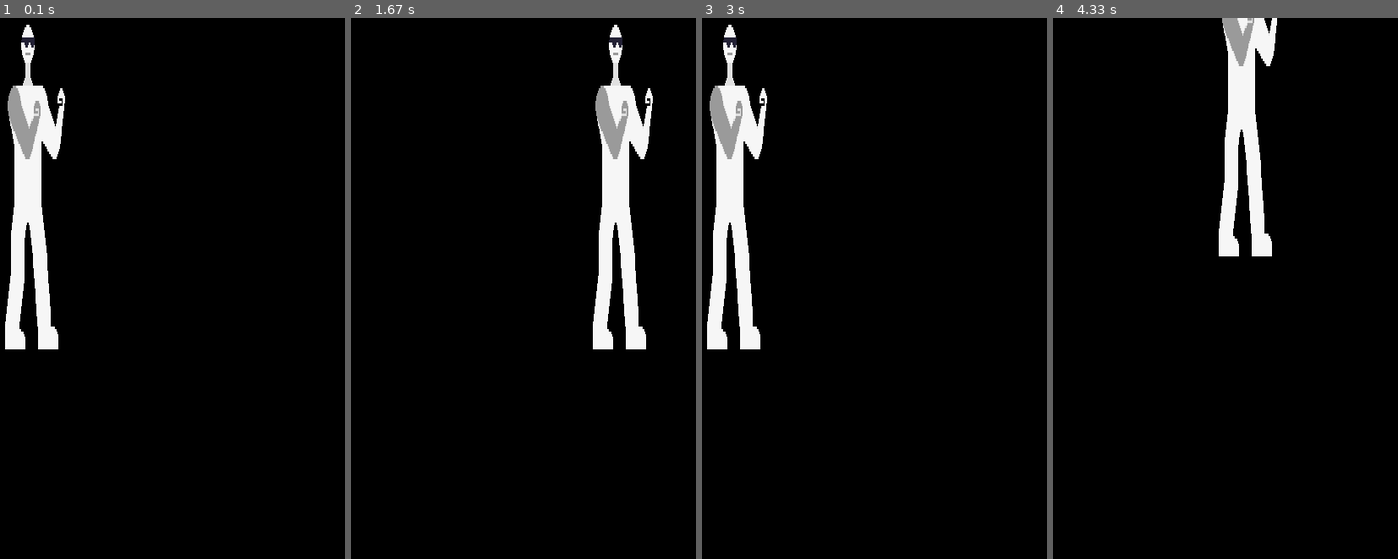
Above: before the commit, frames 1-4 (left to right).
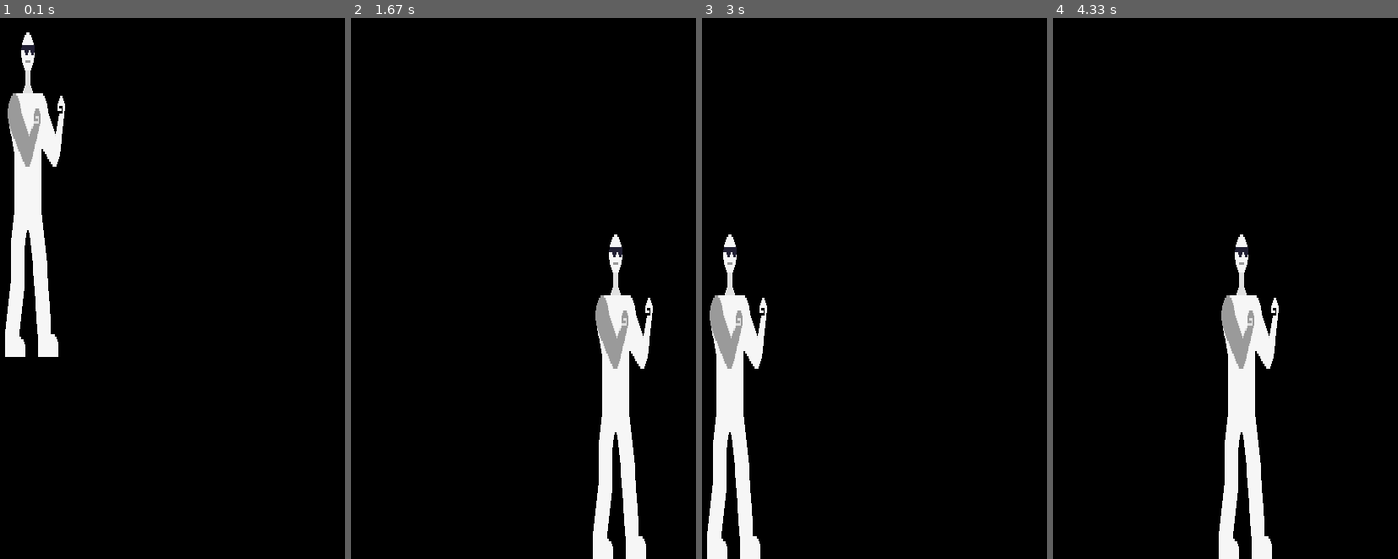
Above: after the commit, the same moments.

Repository: davidyao4344314/pygames-initlized
Game: pygame game, started from rpg games/main.py
Same seed, same stepped clock (60 frames per second), same inputs: the game is played once before the commit and once after it.
Inputs:
- Up to frame 1 (0.1 s): no input
- Up to frame 2 (1.67 s): hold D 0.33-0.8 s; hold D 1.17-1.63 s
- Up to frame 3 (3 s): hold A 1.67-2.2 s; hold A 2.57-2.97 s
- Up to frame 4 (4.33 s): hold W 3-3.37 s; hold D 3.4-4.03 s

The runs differ from the first frame. In frame 1, 1.2% of the frame differs, in the area x 1-19%, y 1-63%; in frame 2, 8.7%; in frame 3, 8.7%; in frame 4, 9.1%, in the area x 48-66%, y 0-100%.

Commit message:
added graivty, there for finish sprint one movement

Diff:
--- /dev/null
+++ b/rpg games/gravity.py
@@ -0,0 +1,13 @@
+import pygame
+
+class GravityAffected(pygame.sprite.Sprite):
+    def __init__(self):
+        super().__init__()
+        self.velocity_y = 0
+
+    def apply_gravity(self, gravity, screen_height):
+        self.velocity_y += gravity
+        self.rect.y += self.velocity_y
+        if self.rect.bottom > screen_height:
+            self.rect.bottom = screen_height
+            self.velocity_y = 0
--- a/rpg games/main.py
+++ b/rpg games/main.py
@@ -9,6 +9,9 @@
 
 screen = pygame.display.set_mode((SCREEN_WIDTH, SCREEN_HEIGHT))
 pygame.display.set_caption('RPG')
+
+# Player gravity
+gravity = 0.5
 
 # Load player image
 player_image = pygame.image.load('white_blood_cell.png')
@@ -26,6 +29,8 @@
     run = controls.handle_events()
     controls.move_player(player1)
 
+    player1.update(gravity, SCREEN_HEIGHT)
+
     pygame.display.update()
     clock.tick(60)
 
--- a/rpg games/sprite.py
+++ b/rpg games/sprite.py
@@ -1,6 +1,7 @@
 import pygame
+from gravity import GravityAffected
 
-class cell(pygame.sprite.Sprite):
+class cell(GravityAffected):
     def __init__(self, x, y, scale, player_image):
         super().__init__()
         self.image = pygame.transform.scale(player_image, (int(player_image.get_width()), int(player_image.get_height() * scale)))
@@ -12,3 +13,6 @@
     def move(self, dx=0, dy=0):
         self.rect.x += dx * self.speed
         self.rect.y += dy * self.speed
+
+    def update(self, gravity, screen_height):
+        self.apply_gravity(gravity, screen_height)
